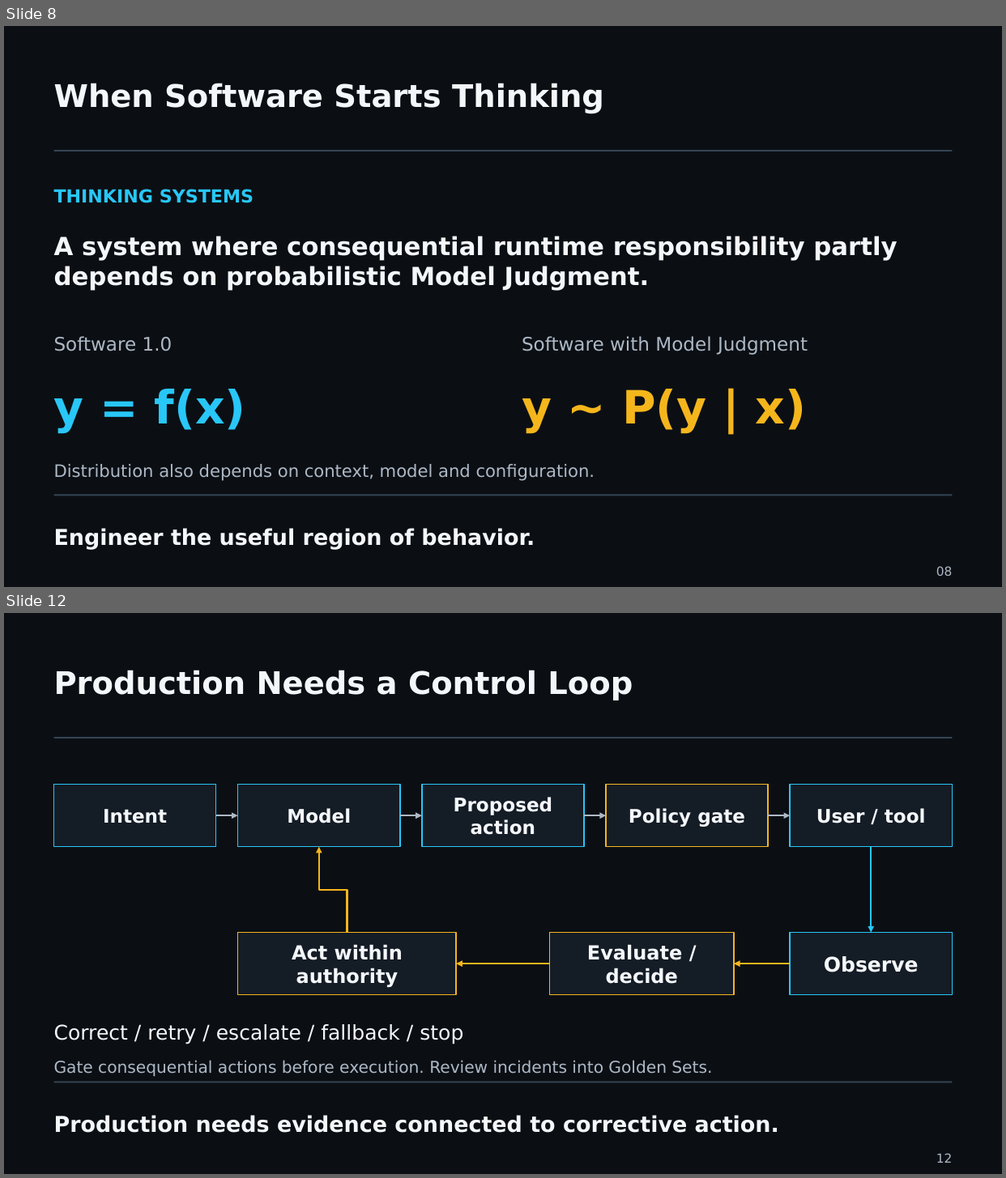
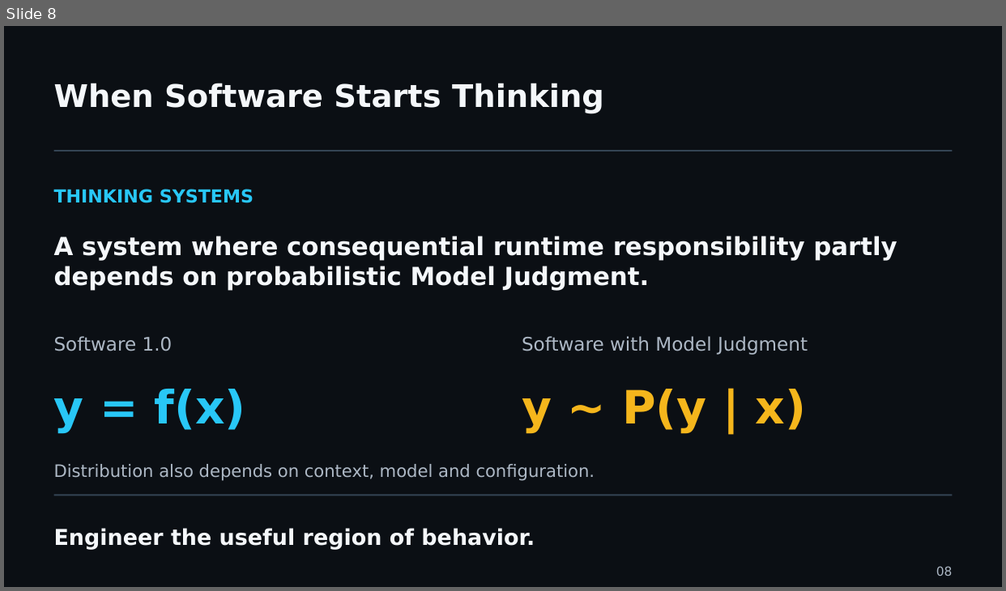
Before and after one commit to UncertaintyArchitectureGroup/uncertainty-architecture, a slide deck: assets/presentations/pmday-2026/ai-changes-both-sides.pptx. Shown one above the other, each under a label of ours: slides 8 and 12 before the commit, slide 8 after it; the slides between them are not shown. The pictures are 1006x1178 and 1006x591 pixels, drawn with LibreOffice and Linux fonts; fonts in the diff are those of the drawing. Boxes give left, top, right and bottom in pixels: in the first picture for what was removed or moved away, otherwise in the second. Text is boxed around its words. In the diff, an @@ line names an element or a change of style, - is before the commit and + after.

```diff
--- a/assets/presentations/pmday-2026/ai-changes-both-sides.pptx
+++ b/assets/presentations/pmday-2026/ai-changes-both-sides.pptx
@@ slide 12 removed at [4,613,1002,1174], background #0B0F14 @@
@@ text removed at [54,670,633,700] @@
-Production Needs a Control Loop
@@ line removed from (54, 738) to (953, 738) @@
@@ rectangle removed at [54,785,216,846] @@
@@ rectangle removed at [237,785,400,846] @@
@@ rectangle removed at [422,785,584,846] @@
@@ text removed at [454,797,552,835] @@
-Proposed action
@@ rectangle removed at [606,785,769,846] @@
@@ rectangle removed at [790,785,953,846] @@
@@ text removed at [103,809,167,824] @@
-Intent
@@ arrow removed from (216, 815) to (237, 815) @@
@@ text removed at [287,808,351,824] @@
-Model
@@ arrow removed from (400, 815) to (422, 815) @@
@@ arrow removed from (584, 815) to (606, 815) @@
@@ text removed at [629,808,745,827] @@
-Policy gate
@@ arrow removed from (769, 815) to (790, 815) @@
@@ text removed at [816,808,926,824] @@
-User / tool
@@ elbow arrow removed from (347, 933) to (319, 846) @@
@@ arrow removed from (871, 846) to (871, 933) @@
@@ rectangle removed at [237,933,456,995] @@
@@ text removed at [292,944,403,988] @@
-Act within authority
@@ rectangle removed at [550,933,734,995] @@
@@ text removed at [587,944,682,984] @@
-Evaluate / decide
@@ rectangle removed at [790,933,953,995] @@
@@ arrow removed from (550, 964) to (456, 964) @@
@@ arrow removed from (790, 964) to (734, 964) @@
@@ text removed at [824,956,918,973] @@
-Observe
@@ text removed at [54,1024,463,1045] @@
-Correct / retry / escalate / fallback / stop
@@ text removed at [54,1060,712,1076] @@
-Gate consequential actions before execution. Review incidents into Golden Sets.
@@ line removed from (54, 1082) to (953, 1082) @@
@@ text removed at [54,1115,779,1133] @@
-Production needs evidence connected to corrective action.
@@ text removed at [936,1153,953,1163] @@
-12
```
Also in this commit, not shown: 2 slides changed, 5 slides added, 4 other slides removed, 13 other files.
